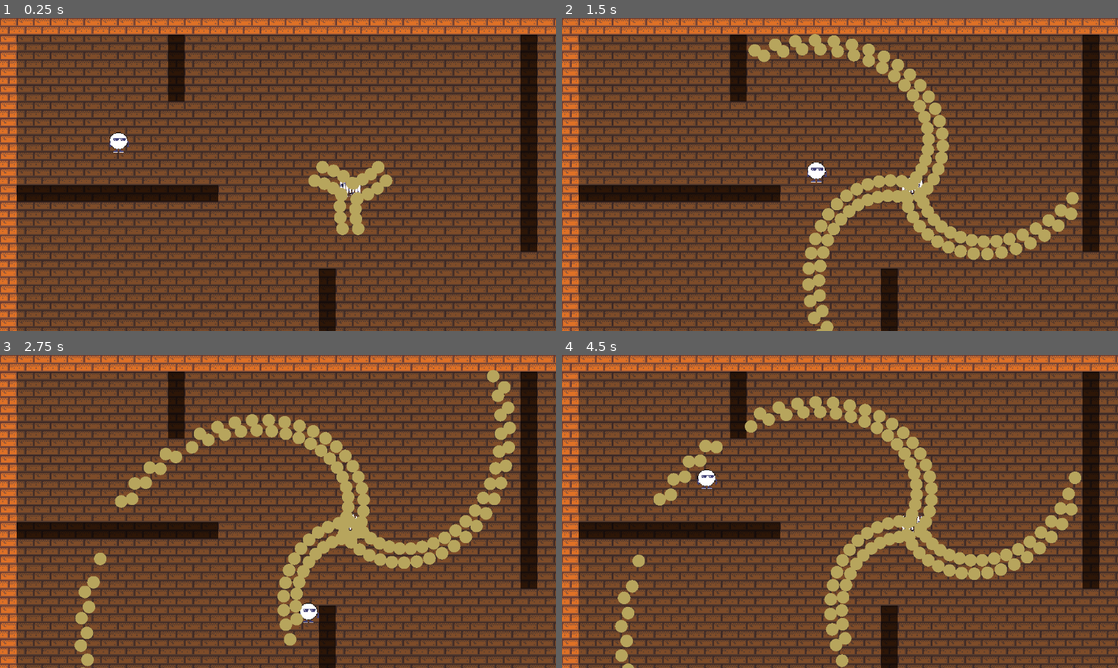
Above: before the commit, frames 1-4 (two rows, left to right).
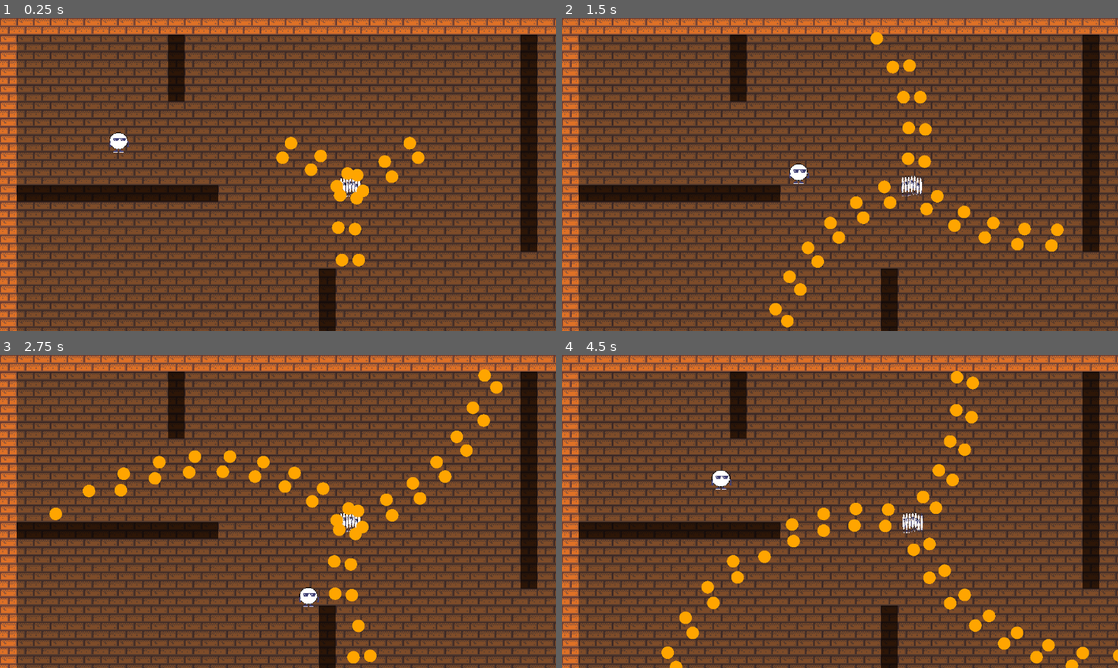
Above: after the commit, the same moments.

Repository: eduardo-kurek/MageMaze
Game: Godot game, scene res://world.tscn
The game is run twice, just before and just after one commit, with the same random seed, the same clock (stepped at 60 frames per second) and the same inputs.
Inputs:
- Up to frame 1 (0.25 s): no input
- Up to frame 2 (1.5 s): hold D (move_right) 0.53-1.28 s; hold S (move_down) from 1.28 s (still down)
- Up to frame 3 (2.75 s): release S (move_down) at 2.03 s; hold D (move_right) from 2.03 s (still down)
- Up to frame 4 (4.5 s): release D (move_right) at 2.78 s; hold W (move_up) 2.78-3.53 s; hold A (move_left) from 3.53 s (still down)

The runs differ from the first frame. In frame 1, 2.4% of the frame differs, in the area x 49-77%, y 37-80%; in frame 2, 9.1%; in frame 3, 11%, in the area x 8-93%, y 4-100%; in frame 4, 11%.

Commit message:
Implementa movimentação

Diff:
--- a/entities/behaviours/shoot/RotatingShot.gd
+++ b/entities/behaviours/shoot/RotatingShot.gd
@@ -2,7 +2,7 @@
 extends ShotBehaviour
 
 @export_range(-360.0, 360.0, 0.1) var step_degrees: float = 0.0
-@export_range(0, 1000, 1) var reset_after_shots: int = 0
+@export_range(0, 10, 1, "or_greater") var reset_after_shots: int = 0 # Reset the state when this amount of shots is fired
 
 var _angle_degrees: float = 0.0
 var _shots_fired: int = 0
--- /dev/null
+++ b/entities/behaviours/shoot/ShotEmiter.gd
@@ -0,0 +1,18 @@
+class_name ShotEmitter
+extends Resource
+
+@export var pattern: IShot
+@export var bullet: BulletDef
+@export_range(1, 1, 1, "or_greater") var fire_rate: float # 10 = 1 shot per second
+@export var initial_delay: float
+var _cooldown: float = -1.0
+
+func tick(delta: float, origin: Vector2, direction: Vector2) -> void:
+	if _cooldown < 0.0:
+		_cooldown = initial_delay
+	_cooldown -= delta
+	if _cooldown > 0.0:
+		return
+
+	_cooldown = 10.0 / fire_rate
+	pattern.fire(ShotContext.new(origin, direction, bullet))
--- a/entities/behaviours/shoot/Weapon.gd
+++ b/entities/behaviours/shoot/Weapon.gd
@@ -1,18 +1,8 @@
 class_name Weapon
 extends Resource
 
-@export var pattern: IShot
-@export var bullet: BulletDef
-#@export var aim: Callable
-@export var interval: float
-
-var cooldown: float = 0.0
+@export var shot_emitters: Array[ShotEmitter] = []
 
 func tick(delta: float, origin: Vector2, wants_to_fire: bool) -> void:
-	cooldown = maxf(0.0, cooldown - delta)
-	if not wants_to_fire or cooldown > 0.0:
-		return
-
-	cooldown = interval
-	var direction: Vector2 = Vector2.DOWN
-	pattern.fire(ShotContext.new(origin, direction, bullet))
+	for e in shot_emitters:
+		e.tick(delta, origin, Vector2.DOWN)
--- /dev/null
+++ b/entities/behaviours/walk/ChaseWalk.gd
@@ -0,0 +1,13 @@
+class_name ChaseWalk
+extends IWalk
+
+@export var speed: float = 60.0
+@export var stop_distance: float = 0.0
+
+func get_velocity(ctx: WalkContext) -> Vector2:
+	if ctx.target == null:
+		return Vector2.ZERO
+	var to_target := ctx.target.global_position - ctx.position
+	if to_target.length() <= stop_distance:
+		return Vector2.ZERO
+	return to_target.normalized() * speed
--- a/entities/behaviours/walk/ChaseWalkBehaviour.gd
+++ /dev/null
@@ -1,17 +0,0 @@
-class_name ChaseWalkBehaviour
-extends WalkBehaviour
-
-var target: CharacterBody2D
-
-func walk() -> void:
-	if not strategy:
-		return
-
-	if not is_instance_valid(target):
-		target = get_tree().get_first_node_in_group("enemy_target") as CharacterBody2D
-
-	var direction := Vector2.ZERO
-	if is_instance_valid(target):
-		direction = actor.global_position.direction_to(target.global_position)
-
-	strategy.walk(direction)
--- /dev/null
+++ b/entities/behaviours/walk/IWalk.gd
@@ -0,0 +1,6 @@
+class_name IWalk
+extends Resource
+
+func get_velocity(ctx: WalkContext) -> Vector2:
+	push_error("IWalk.get_velocity() não implementado")
+	return Vector2.ZERO
--- /dev/null
+++ b/entities/behaviours/walk/InputWalk.gd
@@ -0,0 +1,7 @@
+class_name InputWalk
+extends IWalk
+
+@export var speed: float = 200.0
+
+func get_velocity(_ctx: WalkContext) -> Vector2:
+	return Input.get_vector("move_left", "move_right", "move_up", "move_down") * speed
--- a/entities/behaviours/walk/InputWalkBehaviour.gd
+++ /dev/null
@@ -1,12 +0,0 @@
-class_name InputWalkBehaviour
-extends WalkBehaviour
-
-func walk() -> void:
-	if not strategy:
-		return
-
-	var direction := Input.get_vector(
-		"move_left", "move_right",
-		"move_up", "move_down"
-	)
-	strategy.walk(direction)
--- /dev/null
+++ b/entities/behaviours/walk/RandomWalk.gd
@@ -0,0 +1,15 @@
+class_name RandomWalk
+extends IWalk
+
+@export var speed: float = 10.0
+@export var change_interval: float = 1.5
+
+var _direction: Vector2 = Vector2.ZERO
+var _timer: float = 0.0
+
+func get_velocity(ctx: WalkContext) -> Vector2:
+	_timer -= ctx.delta
+	if _timer <= 0.0:
+		_timer = change_interval
+		_direction = Vector2.from_angle(randf() * TAU)
+	return _direction * speed
--- a/entities/behaviours/walk/WalkBehaviour.gd
+++ b/entities/behaviours/walk/WalkBehaviour.gd
@@ -1,12 +1,7 @@
 class_name WalkBehaviour
-extends Node
+extends IWalk
 
-@export var strategy: WalkStrategy
+@export var next: IWalk
 
-var actor: CharacterBody2D
-
-func _ready() -> void:
-	actor = owner as CharacterBody2D
-
-func walk() -> void:
-	push_error("%s must implement walk" % name)
+func get_velocity(ctx: WalkContext) -> Vector2:
+	return next.get_velocity(ctx)
--- /dev/null
+++ b/entities/behaviours/walk/WalkContext.gd
@@ -0,0 +1,6 @@
+class_name WalkContext
+extends RefCounted
+
+var position: Vector2
+var target: Node2D
+var delta: float
--- /dev/null
+++ b/entities/behaviours/walk/ZigZagWalk.gd
@@ -0,0 +1,16 @@
+class_name ZigzagWalk
+extends WalkBehaviour
+
+@export var amplitude: float = 40.0
+@export var frequency: float = 1.0
+
+var _time: float = 0.0
+
+func get_velocity(ctx: WalkContext) -> Vector2:
+	var v := next.get_velocity(ctx)
+	if v == Vector2.ZERO:
+		return v
+
+	_time += ctx.delta
+	var side := v.orthogonal().normalized()
+	return v + side * sin(_time * TAU * frequency) * amplitude
--- a/entities/behaviours/walk/strategies/WalkStrategy.gd
+++ /dev/null
@@ -1,16 +0,0 @@
-class_name WalkStrategy
-extends Node
-
-@export var speed: float = 200.0
-@export var acceleration: float = 600.0
-
-var actor: CharacterBody2D
-
-func _ready() -> void:
-	actor = owner as CharacterBody2D
-
-func walk(direction: Vector2) -> void:
-	var delta := get_physics_process_delta_time()
-	var target := direction.normalized() * speed
-	actor.velocity = actor.velocity.move_toward(target, acceleration * delta)
-	actor.move_and_slide()
--- a/entities/enemies/prisioner/Prisioner.gd
+++ b/entities/enemies/prisioner/Prisioner.gd
@@ -1,18 +1,17 @@
 class_name Prisioner
 extends CharacterBody2D
 
-@export var target: Node2D
 @export var shots_per_second: float = 2.0
-@export var walk_behaviour: WalkBehaviour
+@export var walk: IWalk
 @export var weapon: Weapon
 
+var _walk_ctx := WalkContext.new()
+
 func _physics_process(delta: float) -> void:
-	if walk_behaviour:
-		walk_behaviour.walk()
+	if walk:
+		_walk_ctx.position = global_position
+		_walk_ctx.delta = delta
+		velocity = walk.get_velocity(_walk_ctx)
+		move_and_slide()
 
 	weapon.tick(delta, global_position, true)
-
-func _get_aim(origin: Vector2) -> Vector2:
-	if target:
-		return origin.direction_to(target.global_position)
-	return Vector2.DOWN
--- a/entities/enemies/prisioner/prisioner.tscn
+++ b/entities/enemies/prisioner/prisioner.tscn
@@ -2,17 +2,23 @@
 
 [ext_resource type="Script" uid="uid://bekfbgafbalfp" path="res://entities/enemies/prisioner/Prisioner.gd" id="1_bl8vm"]
 [ext_resource type="Resource" uid="uid://mbtv374q1xfk" path="res://entities/enemies/prisioner/weapon.tres" id="2_0pkrk"]
-[ext_resource type="Script" uid="uid://k3xt0jws2vle" path="res://entities/behaviours/walk/ChaseWalkBehaviour.gd" id="2_chase"]
-[ext_resource type="Script" uid="uid://bsvp3x3jgd0fi" path="res://entities/behaviours/walk/strategies/WalkStrategy.gd" id="2_j6gqp"]
+[ext_resource type="Script" uid="uid://begc32x5dqkn1" path="res://entities/behaviours/walk/RandomWalk.gd" id="2_d4spm"]
 [ext_resource type="Texture2D" uid="uid://cvb4xx7o3vubo" path="res://entities/player/player.png" id="2_xlfdw"]
+
+[sub_resource type="Resource" id="Resource_aqk2v"]
+script = ExtResource("2_d4spm")
+speed = 2.0
+change_interval = 0.2
+metadata/_custom_type_script = "uid://begc32x5dqkn1"
 
 [sub_resource type="RectangleShape2D" id="RectangleShape2D_mlf01"]
 
-[node name="Prisioner" type="CharacterBody2D" unique_id=1130226890 node_paths=PackedStringArray("walk_behaviour")]
+[node name="Prisioner" type="CharacterBody2D" unique_id=1130226890]
 collision_layer = 0
 motion_mode = 1
 script = ExtResource("1_bl8vm")
-walk_behaviour = NodePath("ChaseWalkBehaviour")
+shots_per_second = null
+walk = SubResource("Resource_aqk2v")
 weapon = ExtResource("2_0pkrk")
 
 [node name="CollisionShape2D" type="CollisionShape2D" parent="." unique_id=56049797]
@@ -22,12 +28,3 @@
 position = Vector2(8.940697e-07, 3.5762787e-07)
 scale = Vector2(0.08928572, 0.6060606)
 texture = ExtResource("2_xlfdw")
-
-[node name="ChaseWalkBehaviour" type="Node" parent="." unique_id=1361064776 node_paths=PackedStringArray("strategy")]
-script = ExtResource("2_chase")
-strategy = NodePath("WalkStrategy")
-
-[node name="WalkStrategy" type="Node" parent="ChaseWalkBehaviour" unique_id=1957191035]
-script = ExtResource("2_j6gqp")
-speed = 0.0
-acceleration = 400.0
--- a/entities/enemies/prisioner/weapon.tres
+++ b/entities/enemies/prisioner/weapon.tres
@@ -2,51 +2,47 @@
 
 [ext_resource type="Script" uid="uid://b21hi32dggour" path="res://entities/behaviours/shoot/BulletDef.gd" id="1_5j44p"]
 [ext_resource type="Script" uid="uid://w5un0tyt7v7q" path="res://entities/behaviours/shoot/Weapon.gd" id="1_vks66"]
+[ext_resource type="Script" uid="uid://q8ev62d6ycnx" path="res://entities/behaviours/shoot/ShotEmiter.gd" id="2_81uyr"]
 [ext_resource type="Script" uid="uid://c0nrvxs6gbw6m" path="res://entities/behaviours/shoot/ParallelShoot.gd" id="2_kcjtv"]
 [ext_resource type="Script" uid="uid://jdit1pu3kt6w" path="res://entities/behaviours/shoot/Shot.gd" id="2_qqgya"]
 [ext_resource type="Script" uid="uid://cqv8lycu7p7ij" path="res://entities/behaviours/shoot/SpreadShot.gd" id="3_81uyr"]
-[ext_resource type="Script" uid="uid://bcm4wt3lj7kjp" path="res://entities/behaviours/shoot/OffsetShot.gd" id="3_kcjtv"]
 [ext_resource type="Script" uid="uid://cmu0vkbsq2hya" path="res://entities/behaviours/shoot/RotatingShot.gd" id="4_vv16m"]
 
-[sub_resource type="Resource" id="Resource_qqgya"]
+[sub_resource type="Resource" id="Resource_0pkrk"]
 script = ExtResource("1_5j44p")
-speed = 150.0
-lifetime = 5.0
-color = Color(0.719551, 0.6447952, 0.36639524, 1)
 metadata/_custom_type_script = "uid://b21hi32dggour"
 
 [sub_resource type="Resource" id="Resource_xci5x"]
 script = ExtResource("2_qqgya")
 metadata/_custom_type_script = "uid://jdit1pu3kt6w"
 
-[sub_resource type="Resource" id="Resource_0pkrk"]
+[sub_resource type="Resource" id="Resource_tucn0"]
 script = ExtResource("2_kcjtv")
 count = 2
-spacing = 15.0
 next = SubResource("Resource_xci5x")
 metadata/_custom_type_script = "uid://c0nrvxs6gbw6m"
 
-[sub_resource type="Resource" id="Resource_kcjtv"]
+[sub_resource type="Resource" id="Resource_dg8kv"]
 script = ExtResource("3_81uyr")
 angle_degrees = 360.0
 distribution = 1
-next = SubResource("Resource_0pkrk")
+next = SubResource("Resource_tucn0")
 metadata/_custom_type_script = "uid://cqv8lycu7p7ij"
 
-[sub_resource type="Resource" id="Resource_vv16m"]
+[sub_resource type="Resource" id="Resource_umpxd"]
 script = ExtResource("4_vv16m")
 step_degrees = 5.0
-next = SubResource("Resource_kcjtv")
+next = SubResource("Resource_dg8kv")
 metadata/_custom_type_script = "uid://cmu0vkbsq2hya"
 
-[sub_resource type="Resource" id="Resource_umpxd"]
-script = ExtResource("3_kcjtv")
-next = SubResource("Resource_vv16m")
-metadata/_custom_type_script = "uid://bcm4wt3lj7kjp"
+[sub_resource type="Resource" id="Resource_d4spm"]
+script = ExtResource("2_81uyr")
+pattern = SubResource("Resource_umpxd")
+bullet = SubResource("Resource_0pkrk")
+fire_rate = 120.0
+metadata/_custom_type_script = "uid://q8ev62d6ycnx"
 
 [resource]
 script = ExtResource("1_vks66")
-pattern = SubResource("Resource_umpxd")
-bullet = SubResource("Resource_qqgya")
-interval = 0.05
+shot_emitters = Array[ExtResource("2_81uyr")]([SubResource("Resource_d4spm")])
 metadata/_custom_type_script = "uid://w5un0tyt7v7q"
--- a/entities/player/Player.gd
+++ b/entities/player/Player.gd
@@ -1,8 +1,13 @@
 class_name Player
 extends CharacterBody2D
 
-@export var walk_behaviour: WalkBehaviour
+@export var walk: IWalk
 
-func _physics_process(_delta: float) -> void:
-	if walk_behaviour:
-		walk_behaviour.walk()
+var _walk_ctx := WalkContext.new()
+
+func _physics_process(delta: float) -> void:
+	if walk:
+		_walk_ctx.position = global_position
+		_walk_ctx.delta = delta
+		velocity = walk.get_velocity(_walk_ctx)
+		move_and_slide()
--- a/entities/player/player.tscn
+++ b/entities/player/player.tscn
@@ -1,9 +1,13 @@
 [gd_scene format=3 uid="uid://ddlm2ehewsntt"]
 
 [ext_resource type="Script" uid="uid://ckttah2qd5wuy" path="res://entities/player/Player.gd" id="1_abrql"]
+[ext_resource type="Script" uid="uid://wj7begt247st" path="res://entities/behaviours/walk/InputWalk.gd" id="2_bls4j"]
 [ext_resource type="Texture2D" uid="uid://cvb4xx7o3vubo" path="res://entities/player/player.png" id="2_rkbax"]
-[ext_resource type="Script" uid="uid://cetl7x25bglsr" path="res://entities/behaviours/walk/InputWalkBehaviour.gd" id="3_input"]
-[ext_resource type="Script" uid="uid://bsvp3x3jgd0fi" path="res://entities/behaviours/walk/strategies/WalkStrategy.gd" id="4_bls4j"]
+
+[sub_resource type="Resource" id="Resource_8fjmc"]
+script = ExtResource("2_bls4j")
+speed = 150.0
+metadata/_custom_type_script = "uid://wj7begt247st"
 
 [sub_resource type="RectangleShape2D" id="RectangleShape2D_rkbax"]
 
@@ -58,11 +62,11 @@
 "speed": 7.0
 }]
 
-[node name="Player" type="CharacterBody2D" unique_id=1005058334 node_paths=PackedStringArray("walk_behaviour") groups=["enemy_target"]]
+[node name="Player" type="CharacterBody2D" unique_id=1005058334 groups=["enemy_target"]]
 collision_layer = 2
 motion_mode = 1
 script = ExtResource("1_abrql")
-walk_behaviour = NodePath("InputWalkBehaviour")
+walk = SubResource("Resource_8fjmc")
 
 [node name="CollisionShape2D" type="CollisionShape2D" parent="." unique_id=2088231789]
 shape = SubResource("RectangleShape2D_rkbax")
@@ -74,12 +78,3 @@
 animation = &"idle"
 autoplay = "idle"
 frame_progress = 0.5211623
-
-[node name="InputWalkBehaviour" type="Node" parent="." unique_id=1110574462 node_paths=PackedStringArray("strategy")]
-script = ExtResource("3_input")
-strategy = NodePath("WalkStrategy")
-
-[node name="WalkStrategy" type="Node" parent="InputWalkBehaviour" unique_id=1523429288]
-script = ExtResource("4_bls4j")
-speed = 170.0
-acceleration = 3000.0
Not shown, added: entities/behaviours/shoot/ShotEmiter.gd.uid
Not shown, added: entities/behaviours/walk/ChaseWalk.gd.uid
Not shown, removed: entities/behaviours/walk/ChaseWalkBehaviour.gd.uid
Not shown, added: entities/behaviours/walk/IWalk.gd.uid
Not shown, added: entities/behaviours/walk/InputWalk.gd.uid
Not shown, removed: entities/behaviours/walk/InputWalkBehaviour.gd.uid
Not shown, added: entities/behaviours/walk/RandomWalk.gd.uid
Not shown, changed: entities/behaviours/walk/WalkBehaviour.gd.uid
Not shown, added: entities/behaviours/walk/WalkContext.gd.uid
Not shown, added: entities/behaviours/walk/ZigZagWalk.gd.uid
Not shown, removed: entities/behaviours/walk/strategies/WalkStrategy.gd.uid
